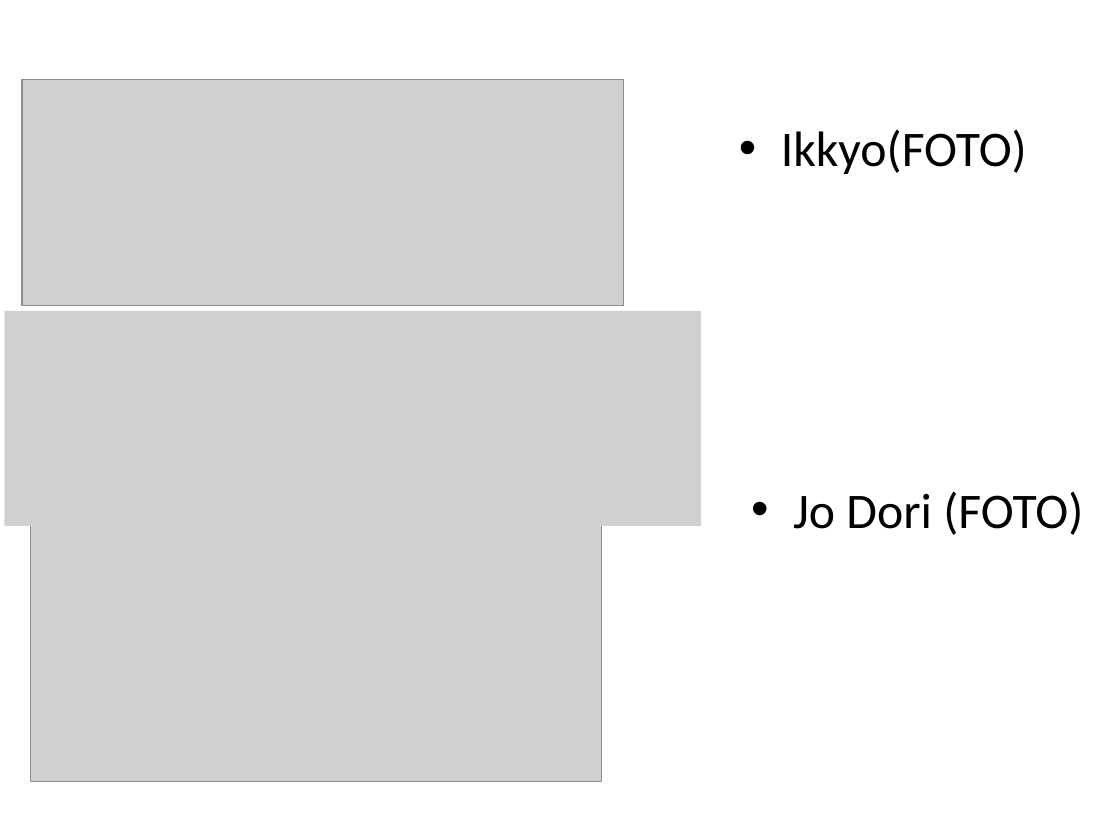
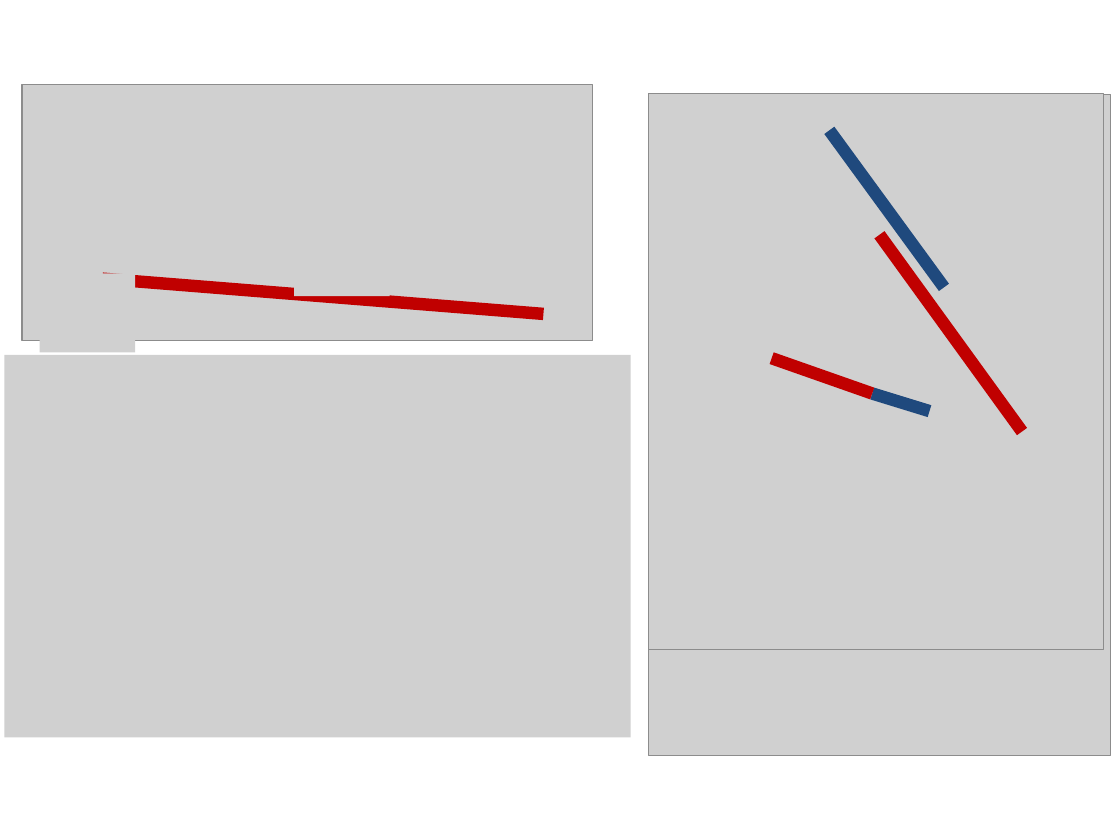
Before and after one commit to keale/Physik_in_Aikido, a slide deck: slide 7 of LNdW2013 physik in Aikido/LNdW2013 Physik in Aikido.pptx. Drawn at 1120x840 pixels with LibreOffice and Linux fonts; fonts in the diff are those of the drawing; grey boxes stand for pictures; background and template pictures are left out. Boxes give left, top, right and bottom in pixels: in the first picture for what was removed or moved away, otherwise in the second. Text is boxed around its words. In the diff, an @@ line names an element or a change of style, - is before the commit and + after.

Commit message:
Hebelgesetze ausgearbeitet, Impuls folie hinzugefügt

```diff
--- a/LNdW2013 physik in Aikido/LNdW2013 Physik in Aikido.pptx
+++ b/LNdW2013 physik in Aikido/LNdW2013 Physik in Aikido.pptx
@@ picture moved from (x1=31, y1=525, x2=603, y2=781) to (x1=22, y1=85, x2=594, y2=340) @@
@@ picture removed at (x1=22, y1=80, x2=624, y2=306) @@
@@ picture added at (x1=648, y1=94, x2=1111, y2=755) @@
@@ picture added at (x1=648, y1=94, x2=1104, y2=650) @@
@@ text removed at (x1=781, y1=129, x2=1027, y2=174) @@
-• Ikkyo(FOTO)
@@ line added from (829, 130) to (944, 288), #1F497D 8 pt @@
@@ picture added at (x1=295, y1=217, x2=390, y2=297) @@
@@ line added from (879, 235) to (1023, 431), #C00000 8 pt @@
@@ picture added at (x1=39, y1=273, x2=134, y2=353) @@
@@ line added from (102, 279) to (543, 314), #C00000 8 pt @@
@@ picture resized from (x1=4, y1=311, x2=701, y2=526) to (x1=4, y1=355, x2=631, y2=738) @@
@@ line added from (772, 358) to (872, 393), #C00000 8 pt @@
@@ line added from (872, 393) to (930, 411), #1F497D 8 pt @@
@@ text removed at (x1=793, y1=491, x2=1083, y2=535) @@
-• Jo Dori (FOTO)
```
Also in this commit, not shown: 10 other slides changed.
